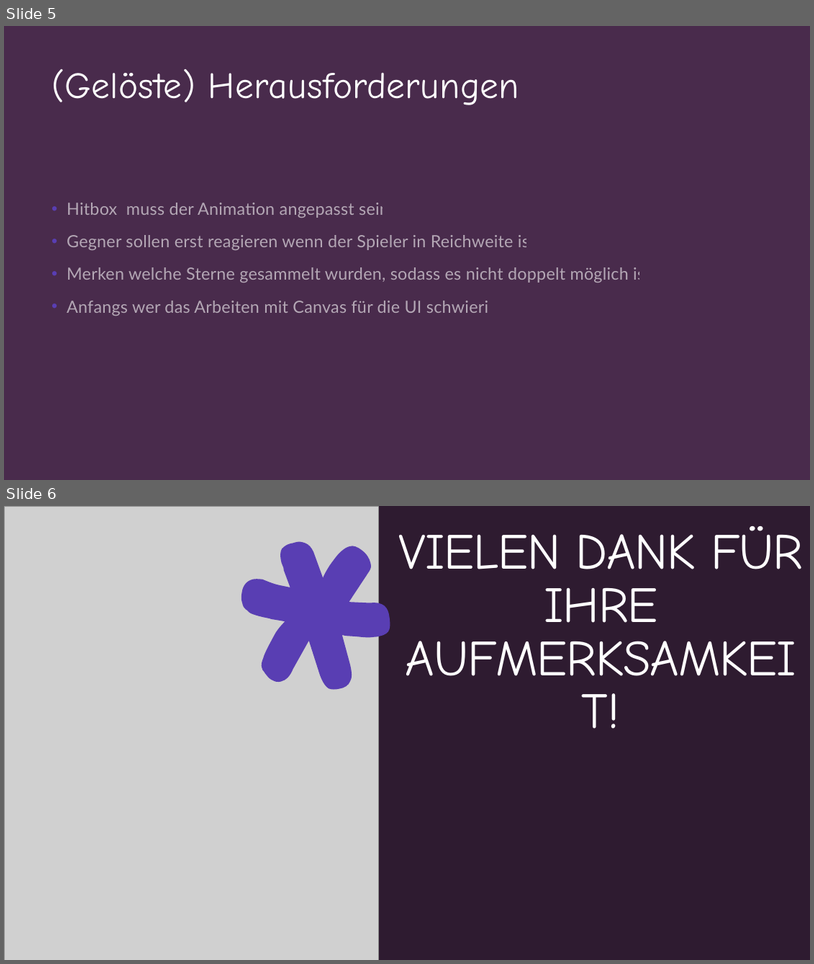
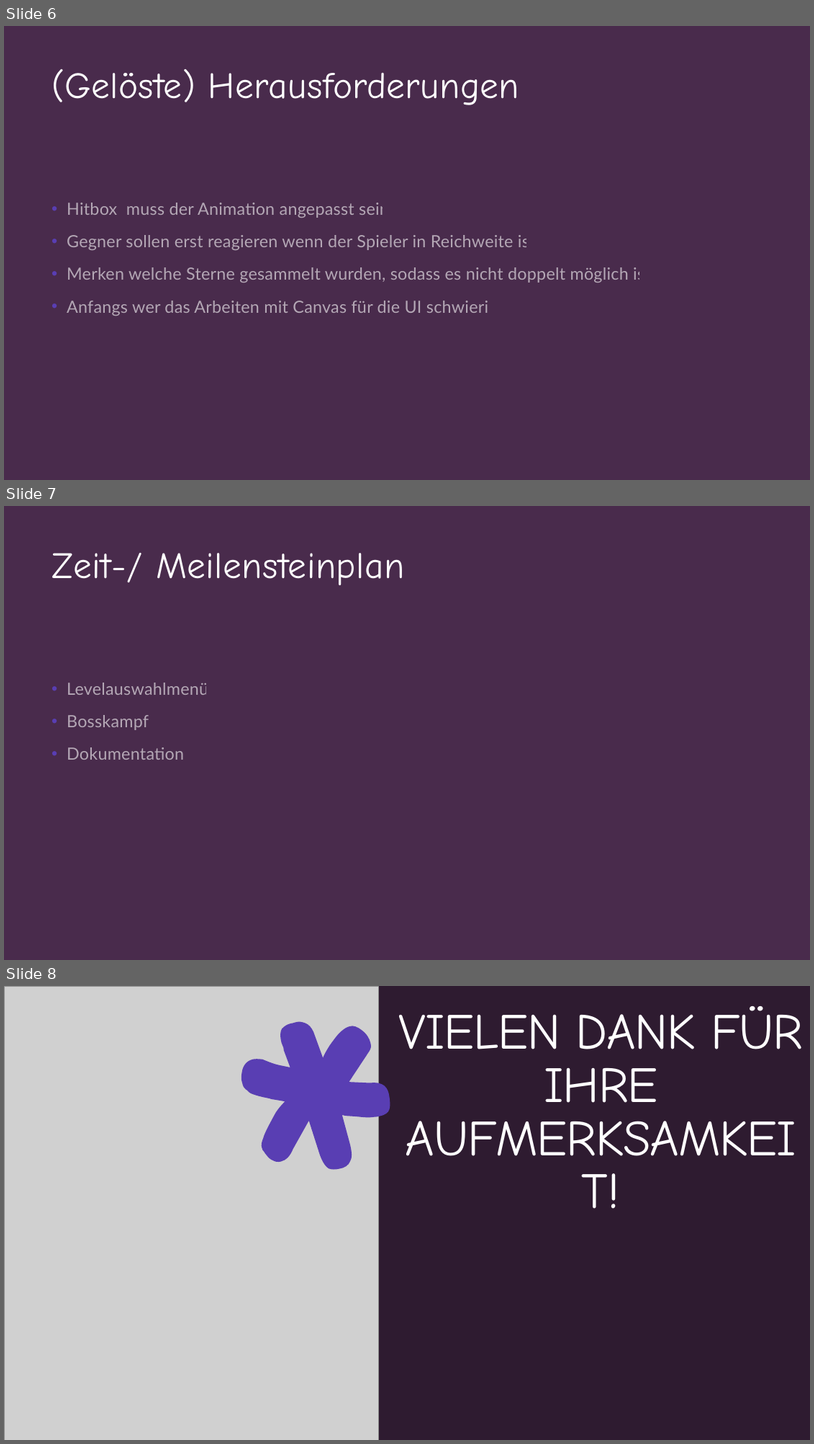
Before and after one commit to LeaMarieKindermann/Spieleprogrammierung, a slide deck: Spieleprogrammierung_Abschlusspräsentation.pptx. Shown one above the other, each under a label of ours: slides 5 and 6 before the commit, slides 6, 7 and 8 after it. The pictures are 814x964 and 814x1444 pixels, drawn with LibreOffice and Linux fonts; fonts in the diff are those of the drawing; grey boxes stand for pictures. Boxes give left, top, right and bottom in pixels: in the first picture for what was removed or moved away, otherwise in the second. Text is boxed around its words. In the diff, an @@ line names an element or a change of style, - is before the commit and + after.

```diff
--- a/Spieleprogrammierung_Abschlusspräsentation.pptx
+++ b/Spieleprogrammierung_Abschlusspräsentation.pptx
@@ slide 7 added at (x1=4, y1=506, x2=810, y2=960), background #2E1B30; not listed: 1 template element that a slide beside it also shows @@
@@ title added at (x1=52, y1=553, x2=404, y2=585), 44 pt, text #FFFFFF @@
+Zeit-/ Meilensteinplan
@@ text added at (x1=67, y1=682, x2=208, y2=759), 20 pt, text #FFFFFF at 58% opacity @@
+• Levelauswahlmenü
+• Bosskampf
+• Dokumentation
@@ what was slide 5 is now slide 6 @@
@@ what was slide 6 is now slide 8 @@
```
Also in this commit, not shown: 1 other slide added.
